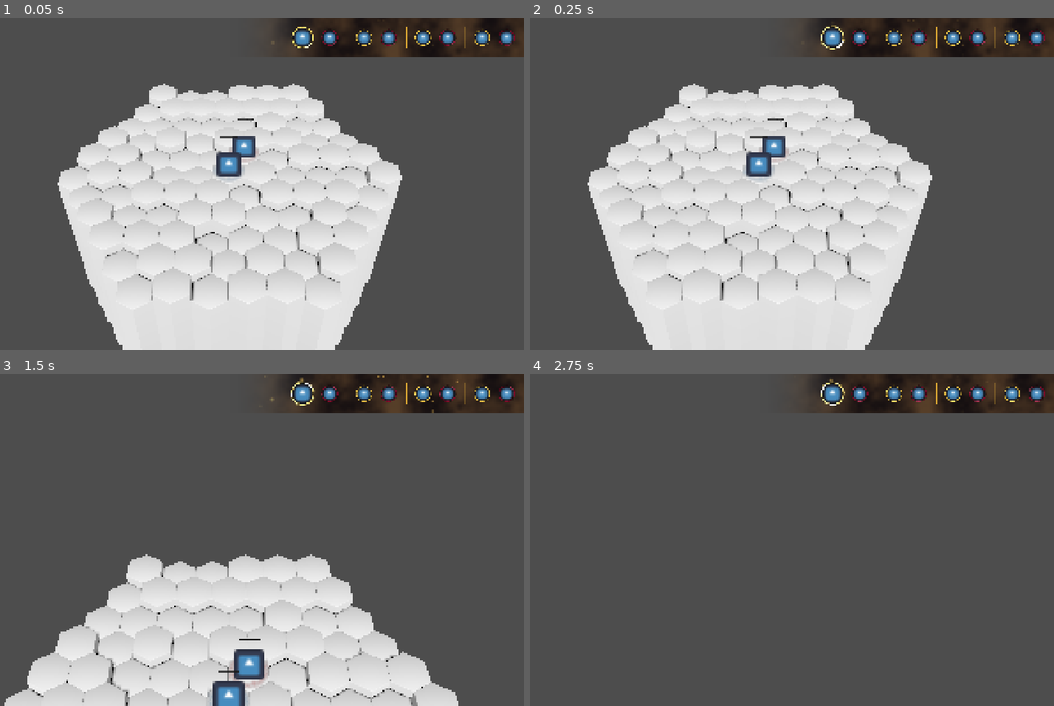
Above: before the commit, frames 1-4 (two rows, left to right).
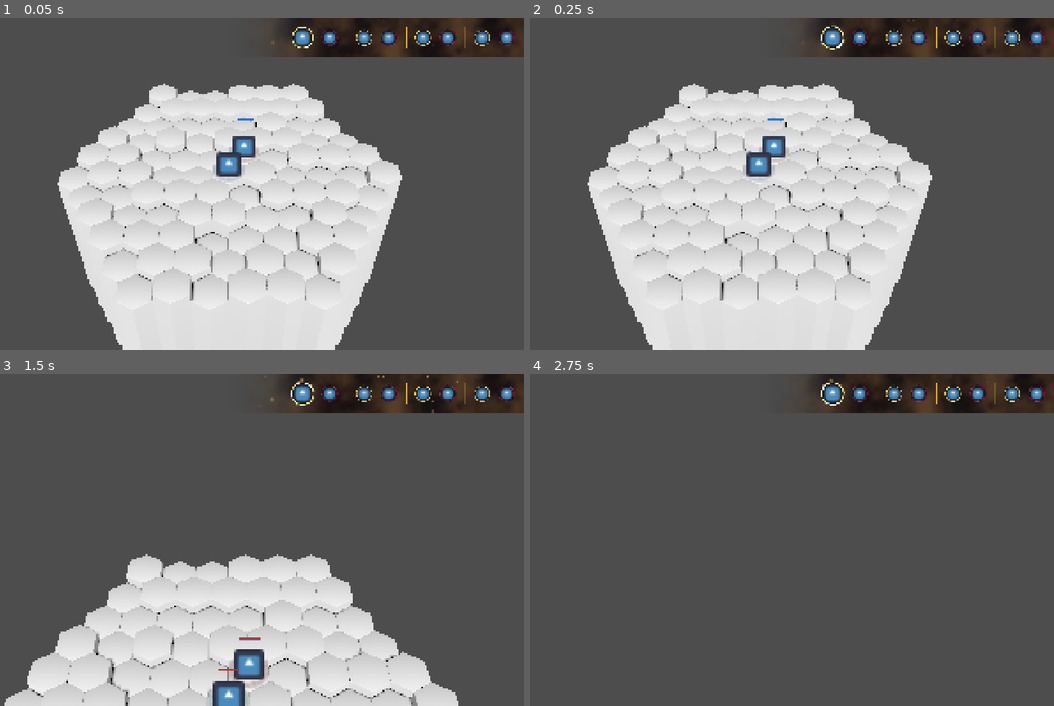
Above: after the commit, the same moments.

Repository: Kobraxos/Mythologia
Game: Godot game, scene res://levels/test_room/test_level.tscn
Two runs of this game, one before a commit and one after it. Both use one fixed random seed, a clock stepped at 60 frames per second and the inputs below. The project has no main scene, so this scene is started directly. The engine's default icon, where the game draws it, is replaced by a stand-in: a white triangle on a blue panel in a dark square.
Inputs (mouse positions are in pixels of both pictures, inside the frame that each line leads up to):
- Up to frame 1 (0.05 s): no input
- Up to frame 2 (0.25 s): no input
- Up to frame 3 (1.5 s): tap Enter at 0.5 s; move the mouse to (356, 523) at 0.52 s; hold Up (ui_up) 0.53-1.28 s; tap S (camera_backward) at 0.6 s; move the mouse to (110, 556) at 1.27 s; tap W (camera_forward) at 1.35 s
- Up to frame 4 (2.75 s): move the mouse to (818, 466) at 2.02 s; hold Up (ui_up) from 2.03 s (still down); tap A (camera_left) at 2.1 s

The runs differ from the first frame. In frame 1, less than 0.1% of the frame differs, in the area x 41-49%, y 30-37%; in frame 2, less than 0.1%; in frame 3, less than 0.1%, in the area x 41-50%, y 79-90%; in frame 4, nothing differs.

Commit message:
- **Système de Mort Persistante** : Les unités à 0 PV s'effacent de la grille mais restent en mémoire, permettant une résurrection future (Standard AAA). - **Économie de Mana** : Intégration complète de `max_mana` et `mana_regen` dans le `StatManager`, avec blocage des skills et consommation dans `ActionEconomyComponent`. - **UI & Polish** :   - Ajout d'une barre de mana dynamique.   - Masquage automatique des barres à la mort ou lors d'une invisibilité.   - Animations de jauges fluides (Tweens AAA, Décélération Cubique) compatibles avec les nombres décimaux.

Diff:
--- a/data/units/heroes/base_unit_stats.tres
+++ b/data/units/heroes/base_unit_stats.tres
@@ -11,6 +11,7 @@
 portrait = ExtResource("2_gbbgr")
 world_sprite = ExtResource("2_gbbgr")
 mythology = 1
+max_mana = 20
 max_elevation_jump = 2
 base_attack = ExtResource("1_2366t")
 active_skills = Array[Resource]([ExtResource("1_2366t")])
--- a/entities/components/action_economy_component.gd
+++ b/entities/components/action_economy_component.gd
@@ -4,6 +4,7 @@
 # SIGNALS
 signal ap_changed(current_ap: int, max_ap: int)
 signal mp_changed(current_mp: int, max_mp: int)
+signal mana_changed(current_mana: int, max_mana: int)
 
 # EXPORTS
 ## Référence au gestionnaire de statistiques pour obtenir les valeurs en temps réel.
@@ -12,8 +13,10 @@
 # PRIVATE VARIABLES
 var _current_ap: int = 0
 var _current_mp: int = 0
+var _current_mana: int = 0
 var _max_ap: int = 0
 var _max_mp: int = 0
+var _max_mana: int = 0
 
 # PUBLIC FUNCTIONS
 func initialize() -> void:
@@ -23,11 +26,15 @@
 
 	_max_ap = roundi(stat_manager.get_stat(StatManagerComponent.StatType.ACTION_POINTS))
 	_max_mp = roundi(stat_manager.get_stat(StatManagerComponent.StatType.MOVEMENT_POINTS))
+	_max_mana = roundi(stat_manager.get_stat(StatManagerComponent.StatType.MAX_MANA))
+
 	_current_ap = _max_ap
 	_current_mp = _max_mp
+	_current_mana = _max_mana
 
 	ap_changed.emit(_current_ap, _max_ap)
 	mp_changed.emit(_current_mp, _max_mp)
+	mana_changed.emit(_current_mana, _max_mana)
 
 ## Appelé par le TurnManager au début du tour de cette unité.
 func start_turn() -> void:
@@ -37,12 +44,18 @@
 	# Interrogation dynamique des statistiques modifiées (Cast float -> int)
 	_max_ap = roundi(stat_manager.get_stat(StatManagerComponent.StatType.ACTION_POINTS))
 	_max_mp = roundi(stat_manager.get_stat(StatManagerComponent.StatType.MOVEMENT_POINTS))
+	_max_mana = roundi(stat_manager.get_stat(StatManagerComponent.StatType.MAX_MANA))
 
 	_current_ap = _max_ap
 	_current_mp = _max_mp
 
+	# Régénération du mana
+	var mana_regen: int = roundi(stat_manager.get_stat(StatManagerComponent.StatType.MANA_REGEN))
+	_current_mana = clampi(_current_mana + mana_regen, 0, _max_mana)
+
 	ap_changed.emit(_current_ap, _max_ap)
 	mp_changed.emit(_current_mp, _max_mp)
+	mana_changed.emit(_current_mana, _max_mana)
 
 ## Appelé par le TurnManager à la fin du tour de cette unité.
 func end_turn() -> void:
@@ -58,6 +71,9 @@
 func has_enough_mp(amount: int) -> bool:
 	return _current_mp >= amount
 
+func has_enough_mana(amount: int) -> bool:
+	return _current_mana >= amount
+
 func consume_ap(amount: int) -> void:
 	if amount <= 0 or not has_enough_ap(amount):
 		return
@@ -72,14 +88,27 @@
 	_current_mp -= amount
 	mp_changed.emit(_current_mp, _max_mp)
 
+func consume_mana(amount: int) -> void:
+	if amount <= 0 or not has_enough_mana(amount):
+		return
+
+	_current_mana -= amount
+	mana_changed.emit(_current_mana, _max_mana)
+
 func get_current_ap() -> int:
 	return _current_ap
 
 func get_current_mp() -> int:
 	return _current_mp
 
+func get_current_mana() -> int:
+	return _current_mana
+
 func get_max_ap() -> int:
 	return _max_ap
 
 func get_max_mp() -> int:
 	return _max_mp
+
+func get_max_mana() -> int:
+	return _max_mana
--- a/entities/components/health_component.gd
+++ b/entities/components/health_component.gd
@@ -13,6 +13,7 @@
 func initialize(stats: UnitStats) -> void:
 	_stats = stats
 	_current_health = _stats.max_health
+	health_changed.emit(_current_health, _stats.max_health)
 
 # PUBLIC FUNCTIONS
 func take_damage(amount: int) -> void:
--- a/entities/components/skill_caster_component.gd
+++ b/entities/components/skill_caster_component.gd
@@ -27,11 +27,16 @@
 	if _cooldowns.get(skill, 0) > 0:
 		return false # Sort en récupération
 
-	if action_economy and not action_economy.has_enough_ap(skill.ap_cost):
-		return false # PA insuffisants
+	if action_economy:
+		if not action_economy.has_enough_ap(skill.ap_cost):
+			return false # PA insuffisants
+		if skill.mana_cost > 0 and not action_economy.has_enough_mana(skill.mana_cost):
+			return false # Mana insuffisant
 
-	if action_economy:
+		# Consommation des ressources
 		action_economy.consume_ap(skill.ap_cost)
+		if skill.mana_cost > 0:
+			action_economy.consume_mana(skill.mana_cost)
 
 	_cooldowns[skill] = skill.cooldown
 	CombatEvents.skill_cast_requested.emit(get_parent(), skill, target_hex)
--- a/entities/components/stat_manager_component.gd
+++ b/entities/components/stat_manager_component.gd
@@ -8,6 +8,8 @@
 # ENUMS
 enum StatType {
 	MAX_HEALTH,
+	MAX_MANA,
+	MANA_REGEN,
 	ACTION_POINTS,
 	MOVEMENT_POINTS,
 	INITIATIVE
@@ -82,6 +84,10 @@
 	match stat:
 		StatType.MAX_HEALTH:
 			return float(_base_stats.max_health)
+		StatType.MAX_MANA:
+			return float(_base_stats.max_mana)
+		StatType.MANA_REGEN:
+			return float(_base_stats.mana_regen_per_turn)
 		StatType.ACTION_POINTS:
 			return float(_base_stats.action_points)
 		StatType.MOVEMENT_POINTS:
--- a/ui/unit_overlay/unit_overlay.gd
+++ b/ui/unit_overlay/unit_overlay.gd
@@ -2,6 +2,7 @@
 extends Control
 
 @export var hp_bar: ProgressBar
+@export var mana_bar: ProgressBar
 
 @export_category("Depth Scaling")
 ## La distance (ou taille de caméra) où l'échelle est exactement à 100%.
@@ -17,22 +18,18 @@
 
 var _target: Unit
 var _camera: Camera3D
+var _hp_tween: Tween
+var _mana_tween: Tween
+var _is_initialized: bool = false
 
 func setup(unit: Unit) -> void:
 	_target = unit
 	_camera = get_viewport().get_camera_3d()
 
-	# Branchement dynamique au composant de vie
-	if _target.health_component:
-		# Duck-typing sécurisé pour éviter un crash si le signal s'appelle autrement chez toi
-		if _target.health_component.has_signal("health_changed"):
-			_target.health_component.connect("health_changed", _on_health_changed)
+	if hp_bar:
+		# AAA : Permet aux tweens d'animer les valeurs intermédiaires au lieu de "sauter" d'entier en entier
+		hp_bar.step = 0.0
 
-		# Initialisation immédiate (Requiert des getters dans ton HealthComponent)
-		if _target.health_component.has_method("get_current_health") and _target.health_component.has_method("get_max_health"):
-			_on_health_changed(_target.health_component.get_current_health(), _target.health_component.get_max_health())
-
-	if hp_bar:
 		var fill_style := StyleBoxFlat.new()
 		# AAA UX : La barre de vie reste universellement rouge pour la clarté cognitive
 		fill_style.bg_color = Color(0.8, 0.15, 0.15)
@@ -48,8 +45,47 @@
 		bg_style.border_color = Color(0.1, 0.1, 0.1) # Bordure noire/neutre
 		hp_bar.add_theme_stylebox_override("background", bg_style)
 
+	if mana_bar:
+		mana_bar.step = 0.0
+		var fill_style := StyleBoxFlat.new()
+		# AAA UX : La barre de mana est bleue
+		fill_style.bg_color = Color(0.15, 0.45, 0.85)
+		mana_bar.add_theme_stylebox_override("fill", fill_style)
+
+		var bg_style := StyleBoxFlat.new()
+		bg_style.bg_color = Color(0.1, 0.1, 0.1, 0.8)
+		bg_style.border_width_left = 2
+		bg_style.border_width_top = 2
+		bg_style.border_width_right = 2
+		bg_style.border_width_bottom = 2
+		bg_style.border_color = Color(0.1, 0.1, 0.1)
+		mana_bar.add_theme_stylebox_override("background", bg_style)
+
+	# Branchement dynamique au composant de vie
+	if _target.health_component:
+		if _target.health_component.has_signal("health_changed"):
+			_target.health_component.connect("health_changed", _on_health_changed)
+
+		# Initialisation immédiate
+		if _target.health_component.has_method("get_current_health") and _target.health_component.has_method("get_max_health"):
+			_on_health_changed(_target.health_component.get_current_health(), _target.health_component.get_max_health())
+
+	# AAA UX : Branchement dynamique au composant d'économie pour le Mana
+	if _target.action_economy:
+		if _target.action_economy.has_signal("mana_changed"):
+			_target.action_economy.connect("mana_changed", _on_mana_changed)
+
+		if _target.action_economy.has_method("get_current_mana") and _target.action_economy.has_method("get_max_mana"):
+			_on_mana_changed(_target.action_economy.get_current_mana(), _target.action_economy.get_max_mana())
+
 	# AAA : Le pivot au centre garantit que le zoom s'applique uniformément depuis le milieu de la barre
 	pivot_offset = size / 2.0
+
+	# Différer l'initialisation permet aux vraies valeurs (injectées peu après le spawn) de ne pas déclencher les Tweens.
+	call_deferred("_finalize_initialization")
+
+func _finalize_initialization() -> void:
+	_is_initialized = true
 
 func _process(_delta: float) -> void:
 	if not is_instance_valid(_target) or not is_instance_valid(_camera):
@@ -81,4 +117,23 @@
 func _on_health_changed(current: int, max_val: int) -> void:
 	if hp_bar:
 		hp_bar.max_value = max_val
-		hp_bar.value = current
+		if not _is_initialized:
+			hp_bar.value = current
+		else:
+			if _hp_tween and _hp_tween.is_valid():
+				_hp_tween.kill()
+			# Tween AAA : Décélération cubique pour un effet fluide et naturel
+			_hp_tween = create_tween().set_trans(Tween.TRANS_CUBIC).set_ease(Tween.EASE_OUT)
+			_hp_tween.tween_property(hp_bar, "value", float(current), 0.3)
+
+func _on_mana_changed(current: int, max_val: int) -> void:
+	if mana_bar:
+		mana_bar.visible = (max_val > 0)
+		mana_bar.max_value = max_val
+		if not _is_initialized:
+			mana_bar.value = current
+		else:
+			if _mana_tween and _mana_tween.is_valid():
+				_mana_tween.kill()
+			_mana_tween = create_tween().set_trans(Tween.TRANS_CUBIC).set_ease(Tween.EASE_OUT)
+			_mana_tween.tween_property(mana_bar, "value", float(current), 0.3)
--- a/ui/unit_overlay/unit_overlay.tscn
+++ b/ui/unit_overlay/unit_overlay.tscn
@@ -2,7 +2,7 @@
 
 [ext_resource type="Script" path="res://ui/unit_overlay/unit_overlay.gd" id="1_uo"]
 
-[node name="UnitOverlay" type="Control" node_paths=PackedStringArray("hp_bar")]
+[node name="UnitOverlay" type="Control" node_paths=PackedStringArray("hp_bar", "mana_bar")]
 layout_mode = 3
 anchors_preset = 8
 anchor_left = 0.5
@@ -17,6 +17,7 @@
 grow_vertical = 2
 script = ExtResource("1_uo")
 hp_bar = NodePath("VBoxContainer/HPBar")
+mana_bar = NodePath("VBoxContainer/ManaBar")
 
 [node name="VBoxContainer" type="VBoxContainer" parent="."]
 layout_mode = 1
@@ -26,9 +27,16 @@
 grow_horizontal = 2
 grow_vertical = 2
 alignment = 2
+theme_override_constants/separation = 2
 
 [node name="HPBar" type="ProgressBar" parent="VBoxContainer"]
-custom_minimum_size = Vector2(100, 10)
+custom_minimum_size = Vector2(100, 8)
 layout_mode = 2
 value = 50.0
 show_percentage = false
+
+[node name="ManaBar" type="ProgressBar" parent="VBoxContainer"]
+custom_minimum_size = Vector2(100, 6)
+layout_mode = 2
+value = 50.0
+show_percentage = false
